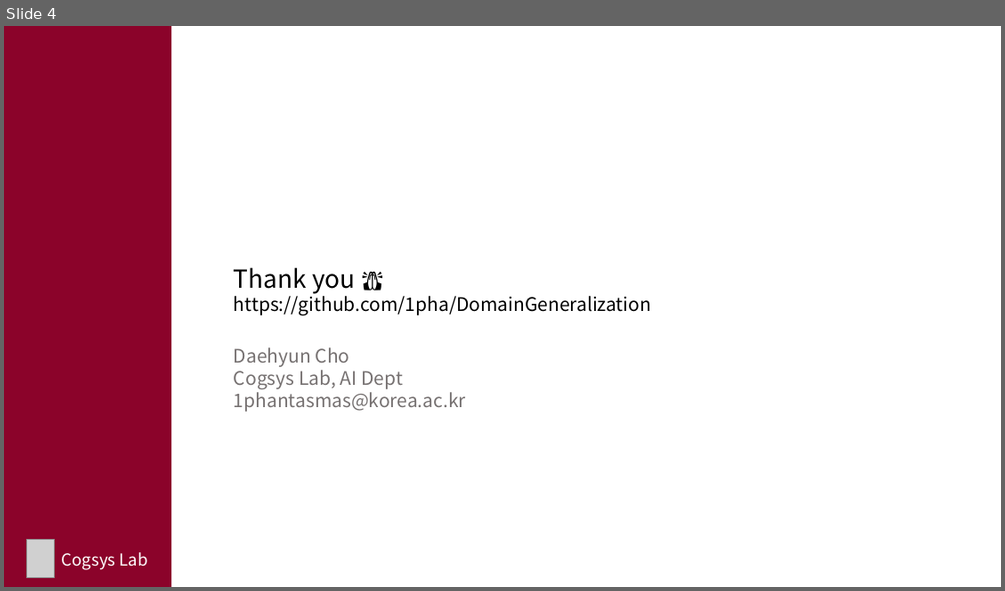
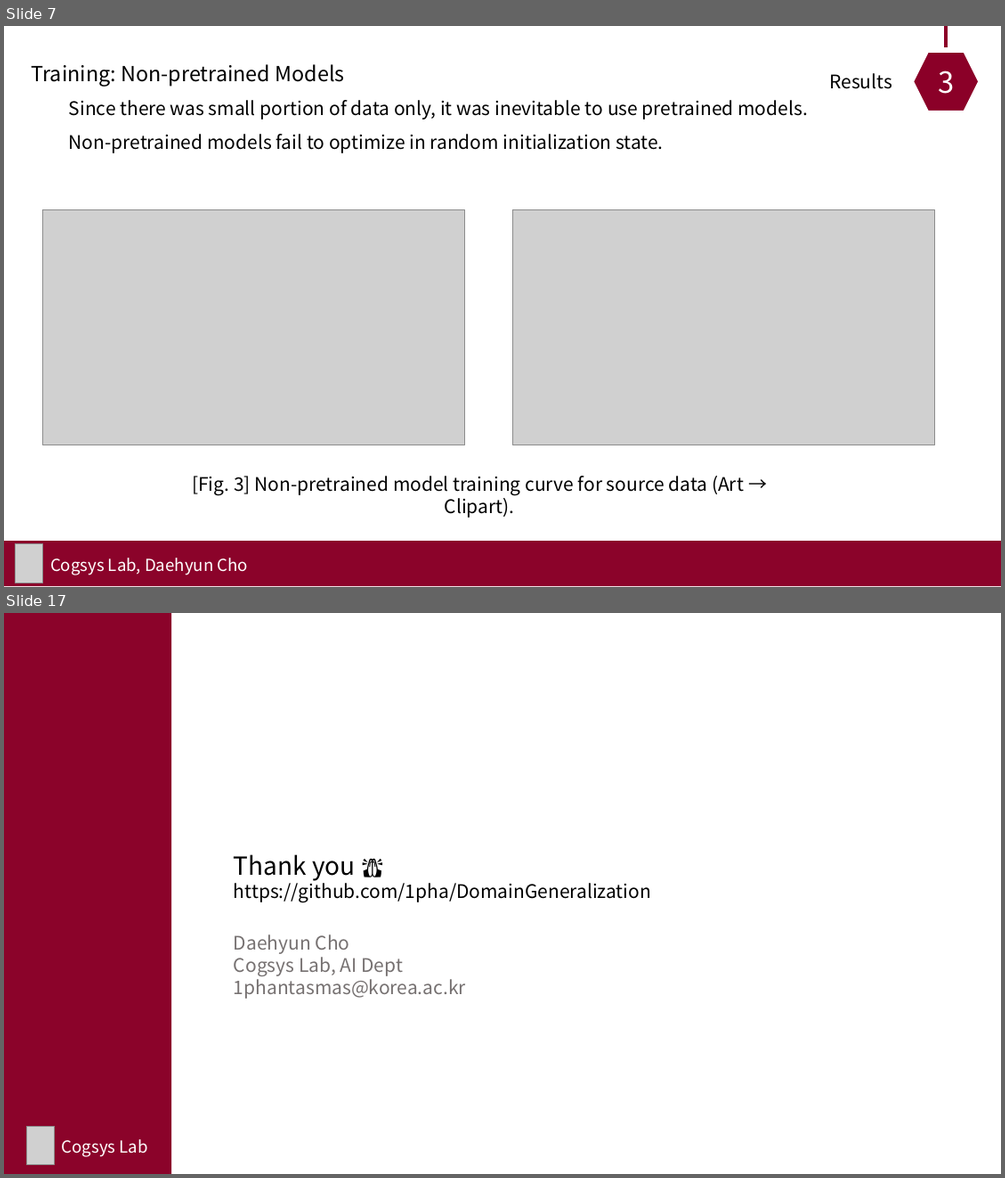
Before and after one commit to 1pha/DomainGeneralization, a slide deck: assets/Project2 Result.pptx. Shown one above the other, each under a label of ours: slide 4 before the commit, slides 7 and 17 after it; the slides between them are not shown. The pictures are 1005x591 and 1005x1178 pixels, drawn with LibreOffice and Linux fonts; fonts in the diff are those of the drawing; grey boxes stand for pictures. Boxes give left, top, right and bottom in pixels: in the first picture for what was removed or moved away, otherwise in the second. Text is boxed around its words. In the diff, an @@ line names an element or a change of style, - is before the commit and + after.

Commit message:
[Adapt] final results

```diff
--- a/assets/Project2 Result.pptx
+++ b/assets/Project2 Result.pptx
@@ slide 7 added at (x1=4, y1=26, x2=1001, y2=587), background #FFFFFF @@
@@ hexagon added at (x1=908, y1=47, x2=984, y2=117), fill #8B0028, outline #FFFFFF 10 pt, 28 pt, text #FFFFFF @@
+3
@@ line added from (947, 26) to (947, 47), #8B0028 3 pt @@
@@ text added at (x1=32, y1=64, x2=807, y2=153), 18 pt, text #000000 @@
+Training: Non-pretrained Models
+  Since there was small portion of data only, it was inevitable to use pretrained models.
+  Non-pretrained models fail to optimize in random initialization state.
@@ text added at (x1=829, y1=73, x2=892, y2=89), 18 pt, text #000000 @@
+Results
@@ picture added at (x1=43, y1=210, x2=465, y2=445) @@
@@ picture added at (x1=513, y1=210, x2=935, y2=445) @@
@@ text added at (x1=192, y1=475, x2=744, y2=495), 18 pt, text #000000 @@
+[Fig. 3] Non-pretrained model training curve for source data (Art → Clipart).
@@ rectangle added at (x1=4, y1=540, x2=1001, y2=586), fill #8B032A @@
@@ picture added at (x1=16, y1=544, x2=43, y2=583) @@
@@ text added at (x1=50, y1=557, x2=248, y2=575), 16 pt, text #FFFFFF @@
+Cogsys Lab, Daehyun Cho
@@ what was slide 4 is now slide 17 @@
```
Also in this commit, not shown: 3 slides changed, 12 other slides added, 1 slide removed, 9 other files.
